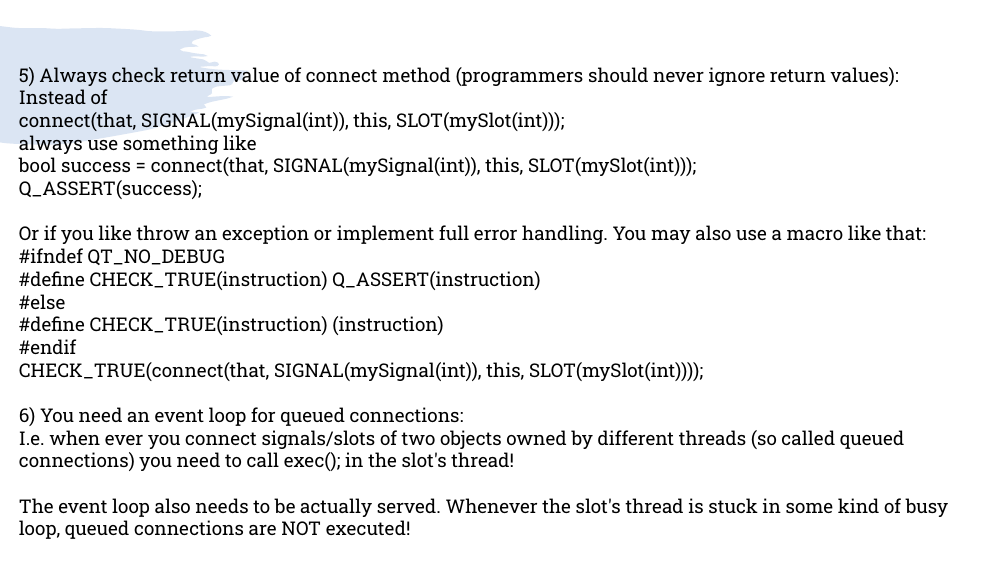
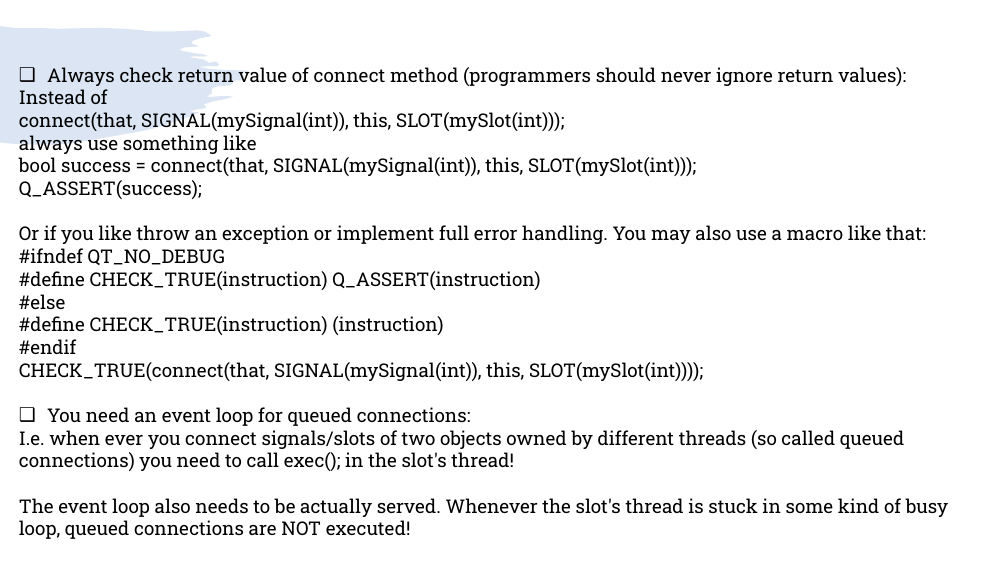
Before and after one commit to girishlande/QtProjects, a slide deck: slide 6 of learnings.pptx (slide 7 before the commit). Drawn at 1008x567 pixels with LibreOffice and Linux fonts; fonts in the diff are those of the drawing. Boxes give left, top, right and bottom in pixels: in the first picture for what was removed or moved away, otherwise in the second. Text is boxed around its words. In the diff, an @@ line names an element or a change of style, - is before the commit and + after.

```diff
--- a/learnings.pptx
+++ b/learnings.pptx
@@ text at [47,67,906,86]: text changed @@
-5) Always check return value of connect method (programmers should never ignore return values):
+❑ Always check return value of connect method (programmers should never ignore return values):
@@ text at [47,407,471,426]: text changed @@
-6) You need an event loop for queued connections:
+❑ You need an event loop for queued connections:
```
Also in this commit, not shown: 3 other slides changed, 3 slides added, 4 slides removed.
